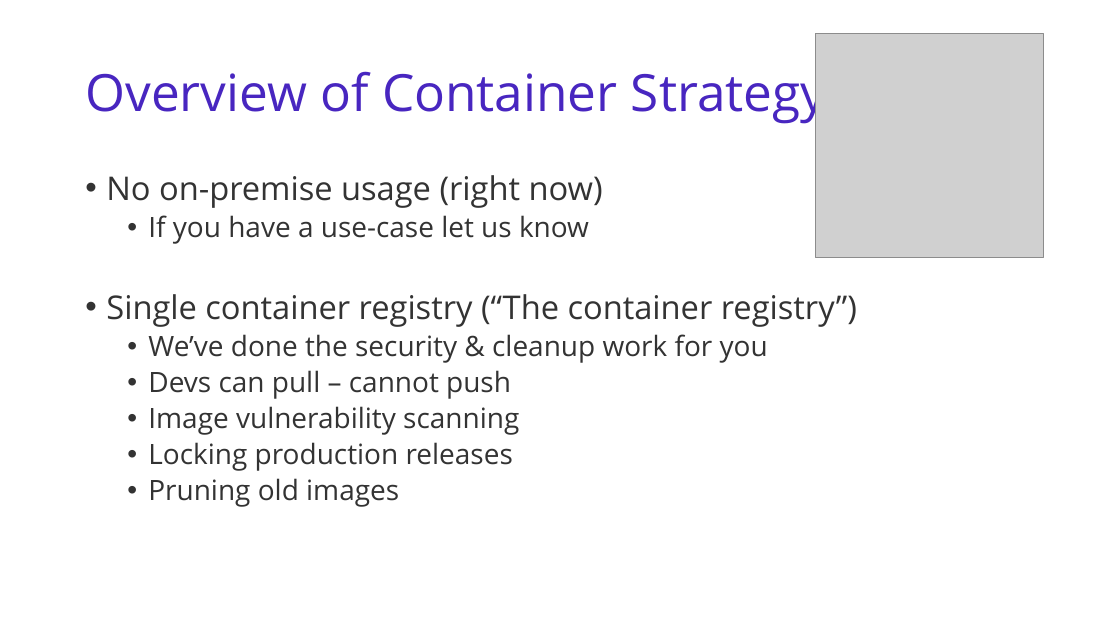
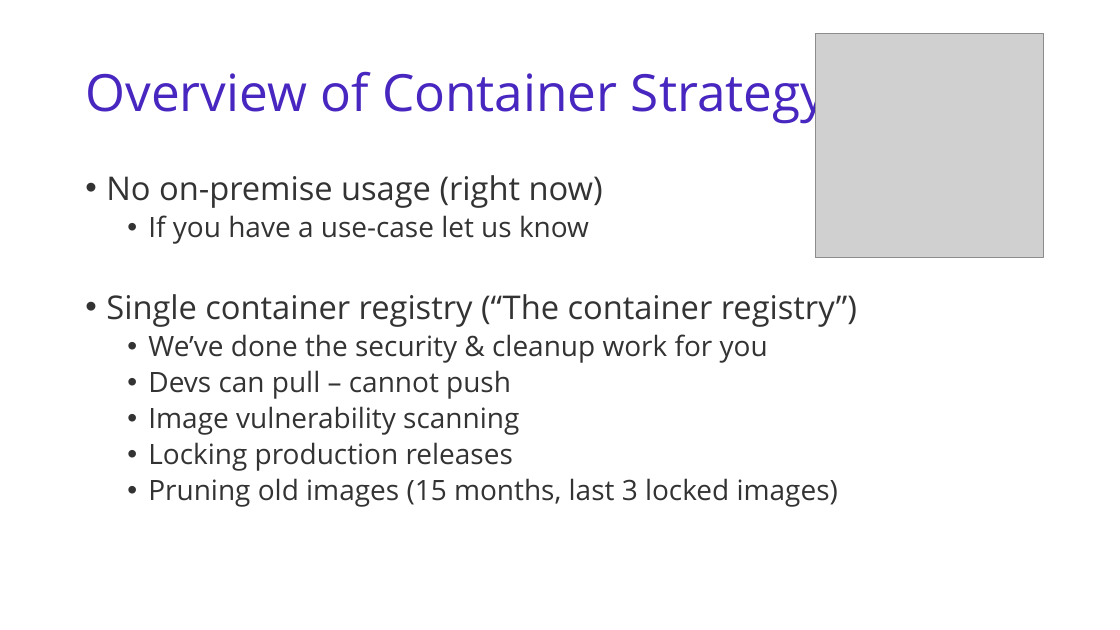
Before and after one commit to benjaminsampica/techtalks, a slide deck: slide 3 of dotnet-containers-at-caseys.pptx. Drawn at 1120x630 pixels with LibreOffice and Linux fonts; fonts in the diff are those of the drawing; grey boxes stand for pictures. Boxes give left, top, right and bottom in pixels: in the first picture for what was removed or moved away, otherwise in the second. Text is boxed around its words. In the diff, an @@ line names an element or a change of style, - is before the commit and + after.

```diff
--- a/dotnet-containers-at-caseys.pptx
+++ b/dotnet-containers-at-caseys.pptx
@@ text at box(148, 478, 838, 507): text changed @@
-  • Pruning old images
+  • Pruning old images (15 months, last 3 locked images)
```
Also in this commit, not shown: 2 other slides changed.
